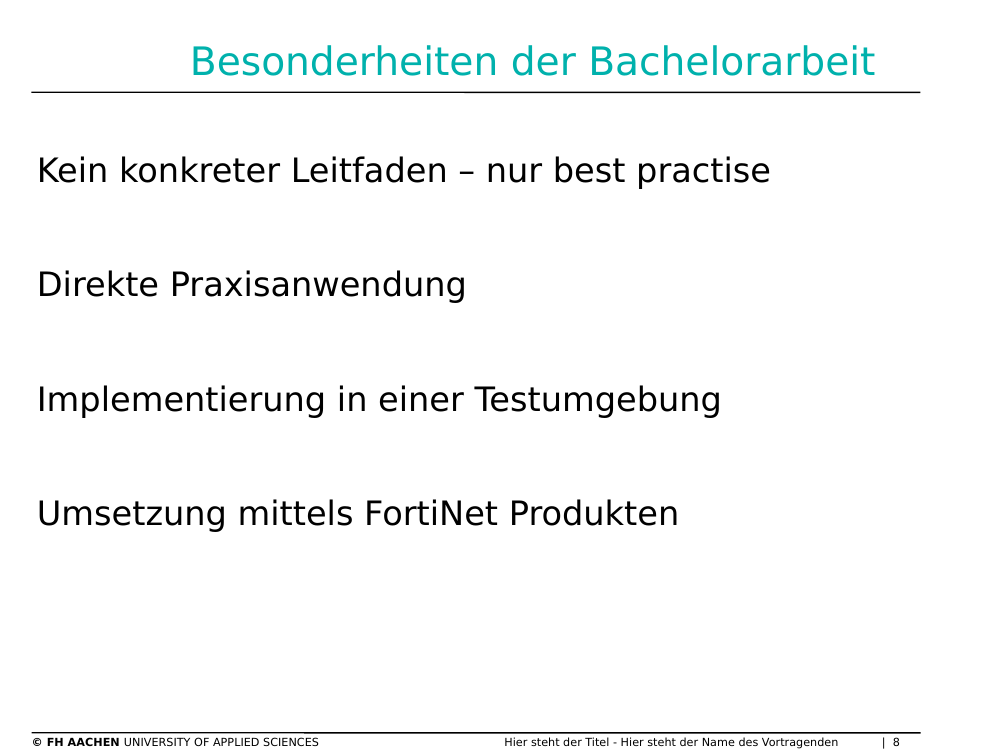
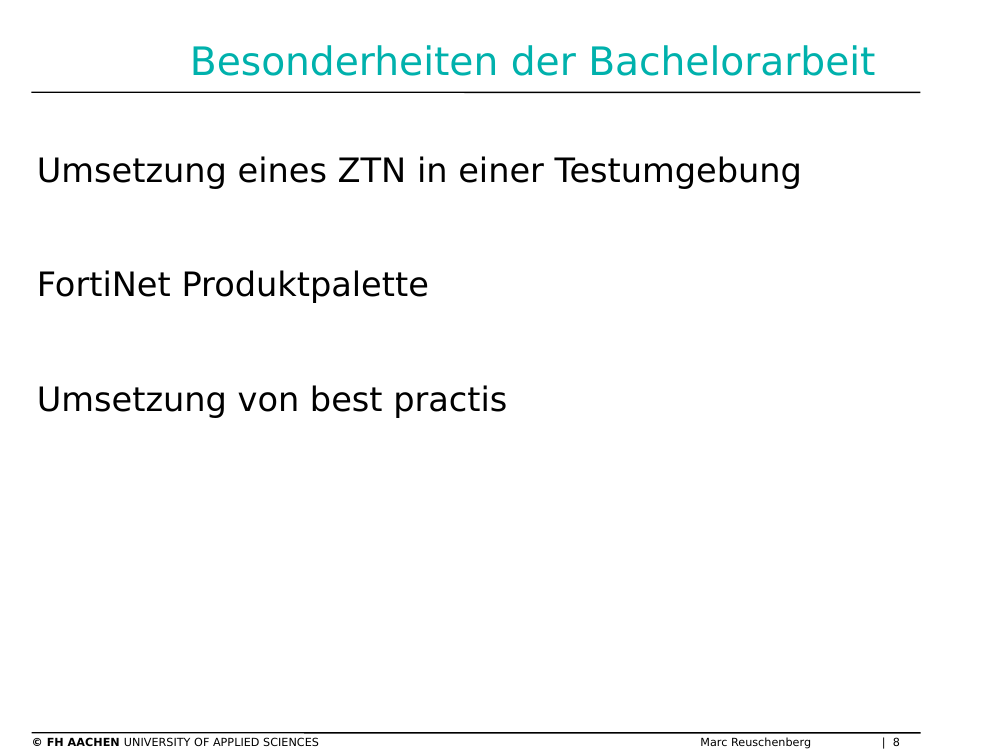
Before and after one commit to Marc-Reu/bachelorarbeit, a slide deck: slide 8 of Meetings/ZTN Präsentation.pptx. Drawn at 1008x756 pixels with LibreOffice and Linux fonts; fonts in the diff are those of the drawing; background and template pictures are left out. Boxes give left, top, right and bottom in pixels: in the first picture for what was removed or moved away, otherwise in the second. Text is boxed around its words. In the diff, an @@ line names an element or a change of style, - is before the commit and + after.

```diff
--- a/Meetings/ZTN Präsentation.pptx
+++ b/Meetings/ZTN Präsentation.pptx
@@ text at (37, 156, 802, 418): text changed @@
-Kein konkreter Leitfaden – nur best practise
-Direkte Praxisanwendung
-Implementierung in einer Testumgebung
-Umsetzung mittels FortiNet Produkten
+Umsetzung eines ZTN in einer Testumgebung
+FortiNet Produktpalette
+Umsetzung von best practis
@@ text at (47, 737, 900, 749): text changed @@
-© FH AACHEN UNIVERSITY OF APPLIED SCIENCES Hier steht der Titel - Hier steht der Name des Vortragenden | 8
+© FH AACHEN UNIVERSITY OF APPLIED SCIENCES Marc Reuschenberg | 8
```
Also in this commit, not shown: 9 other slides changed, 1 slide added.
